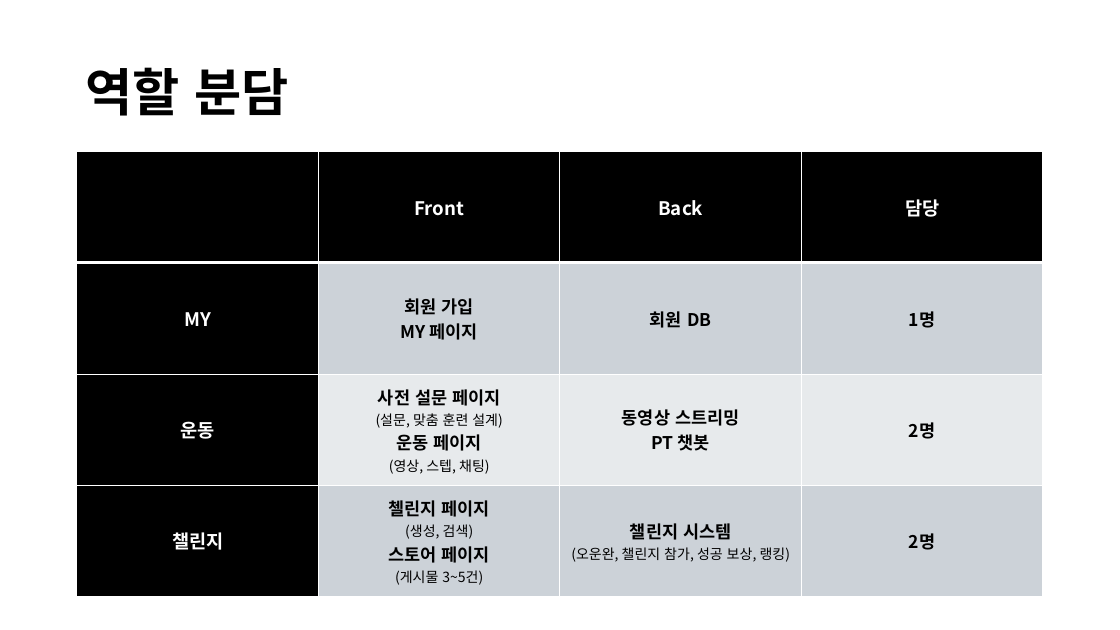
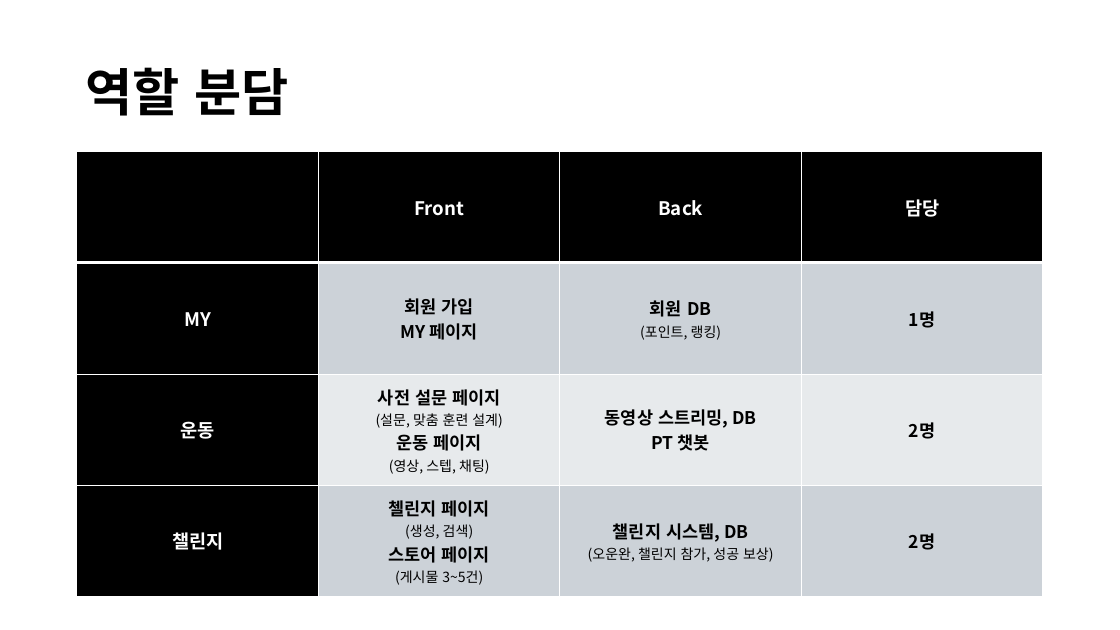
Before and after one commit to Brian-Hong-KR/Gymunity, a slide deck: slide 7 of Doc/프로젝트발표.pptx. Drawn at 1120x630 pixels with LibreOffice and Linux fonts; fonts in the diff are those of the drawing. Boxes give left, top, right and bottom in pixels: in the first picture for what was removed or moved away, otherwise in the second. Text is boxed around its words. In the diff, an @@ line names an element or a change of style, - is before the commit and + after.

```diff
--- a/Doc/프로젝트발표.pptx
+++ b/Doc/프로젝트발표.pptx
@@ table at [77,152,1045,597] @@
-row 2, column 3: 회원 DB
+row 2, column 3: 회원 DB / (포인트, 랭킹)
-row 3, column 3: 동영상 스트리밍 / PT 챗봇
+row 3, column 3: 동영상 스트리밍, DB / PT 챗봇
-row 4, column 3: 챌린지 시스템 / (오운완, 챌린지 참가, 성공 보상, 랭킹)
+row 4, column 3: 챌린지 시스템, DB / (오운완, 챌린지 참가, 성공 보상)
```
Also in this commit, not shown: 4 other slides changed, 1 slide added, 1 other file.
